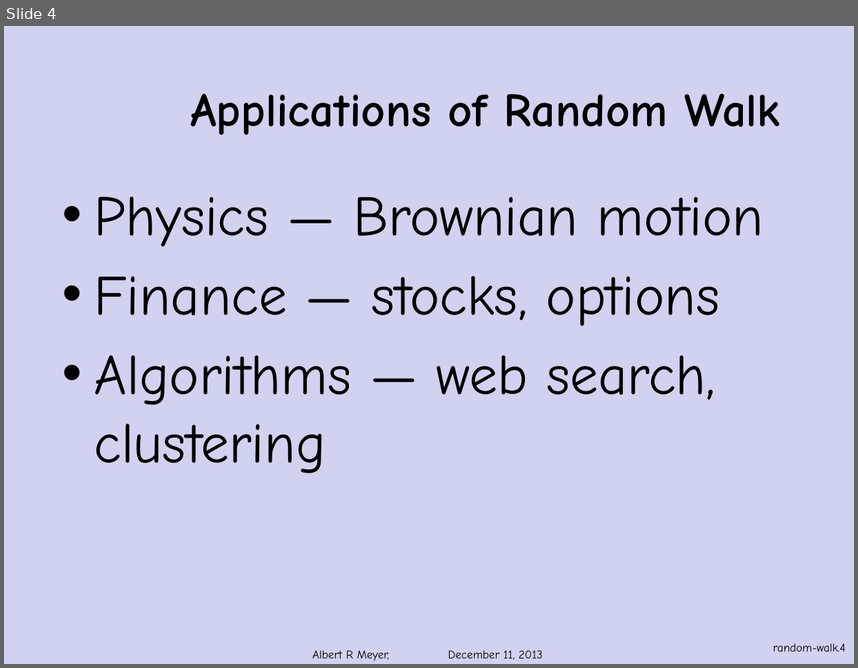
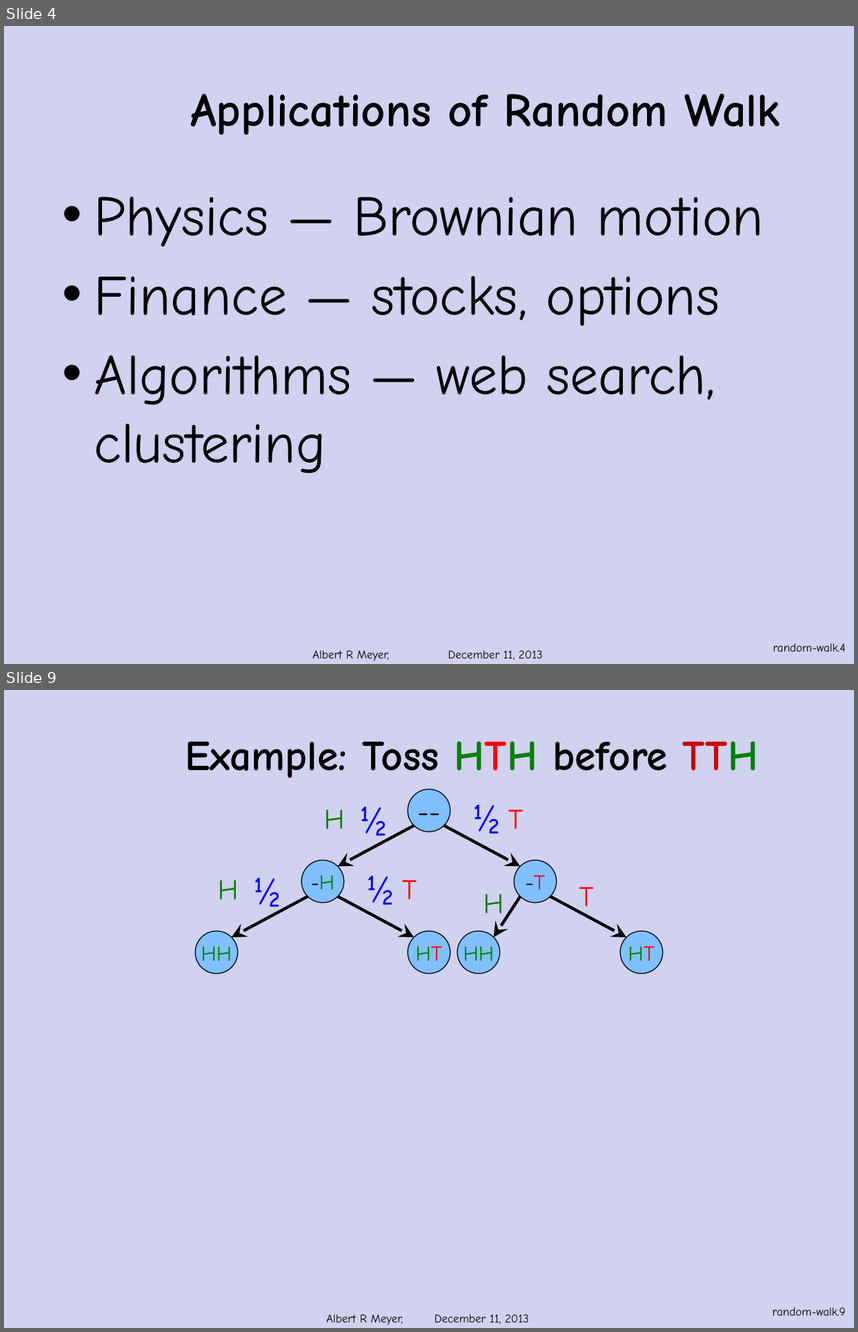
Before and after one commit to armeyer/mcs_web, a slide deck: fall13/slidesF13/random-walks.pptx. Shown one above the other, each under a label of ours: slide 4 before the commit, slides 4 and 9 after it; the slides between them are not shown. The pictures are 858x668 and 858x1332 pixels, drawn with LibreOffice and Linux fonts; fonts in the diff are those of the drawing; background and template pictures are left out. Boxes give left, top, right and bottom in pixels: in the first picture for what was removed or moved away, otherwise in the second. Text is boxed around its words. In the diff, an @@ line names an element or a change of style, - is before the commit and + after.

```diff
--- a/fall13/slidesF13/random-walks.pptx
+++ b/fall13/slidesF13/random-walks.pptx
@@ slide 9 added at box(4, 690, 854, 1328), background #D1D1F0 @@
@@ title added at box(185, 741, 758, 778), 36 pt, text #000000, bold @@
+Example: Toss HTH before TTH
@@ group added at box(301, 789, 557, 903): 4 texts, 3 ellipses, 2 arrows @@
+--
+-H
+H
+-T
+T
+½
+½
@@ group added at box(195, 876, 450, 973): 4 texts, 2 arrows, 2 ellipses @@
+HH
+H
+HT
+T
+½
+½
@@ group added at box(457, 887, 663, 973): 2 arrows, 2 ellipses, 2 texts @@
+HH
+H
+HT
+T
@@ page number added at box(773, 1307, 846, 1315), 10 pt, text #000000 @@
+random-walk.9
@@ text added at box(326, 1314, 529, 1325), 10 pt, text #000000 @@
+Albert R Meyer, December 11, 2013
```
Also in this commit, not shown: 11 slides changed.
